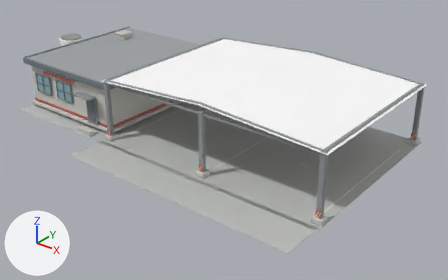
An edit to the OBJ model assets/building/generated/earthworks_facility.obj, drawn before and after from the same camera.
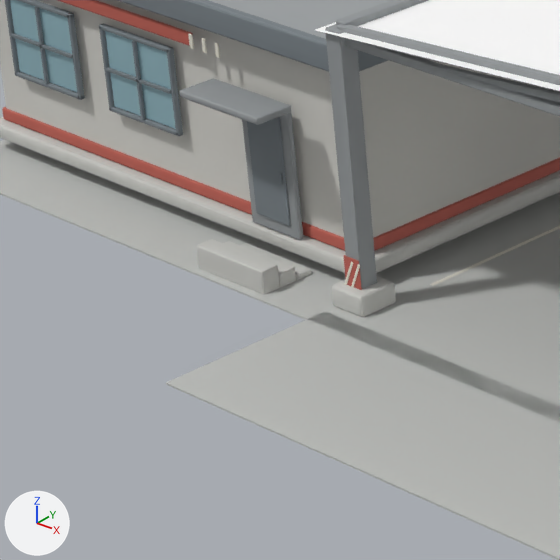
Each version appears first whole from a 50 mm lens placed at (40.48, -47.86, 28.47), pointed at (3.01, -1.01, -0.57), and next in a close-up on the part from 8% to 34% of the width and 27% to 69% of the height. Lighting does not change. The marker at lower left points along +X, +Y and +Z. The first two pictures are the older version. Where no turn or scale is listed for an object, it has been applied to the vertices.

The older version as bpy lines, for what is in view:
```python
me_mesh_canopy_structural_steel = bpy.data.meshes.new('mesh_canopy_structural_steel')
me_mesh_canopy_structural_steel.from_pydata(...)  # 552 vertices, 1012 faces; spans x -22.3..19.8, y -10.1..9.9, z 0.3..7.4
me_mesh_canopy_structural_steel.materials.append(mat_canopy_structural_steel)  # grey #979b9e
me_mesh_foundation_concrete = bpy.data.meshes.new('mesh_foundation_concrete')
me_mesh_foundation_concrete.from_pydata(...)  # 336 vertices, 616 faces; spans x -23.1..20.1, y -10.3..10.2, z 0.0..6.6
me_mesh_foundation_concrete.materials.append(mat_foundation_concrete)  # light grey #cacac5
me_mesh_office_window_glass = bpy.data.meshes.new('mesh_office_window_glass')
me_mesh_office_window_glass.from_pydata(...)  # 48 vertices, 88 faces; spans x -18.17..-12.18, y -8.78..-8.7, z 2.38..4.33
me_mesh_office_window_glass.materials.append(mat_office_window_glass)  # greyish cyan #93b6c0
me_mesh_window_frames = bpy.data.meshes.new('mesh_window_frames')
me_mesh_window_frames.from_pydata(...)  # 336 vertices, 604 faces; spans x -20.0..-5.6, y -9.2..7.4, z 1.1..6.0
me_mesh_window_frames.materials.append(mat_window_frames)  # grey #798186
ob_mesh_canopy_structural_steel = bpy.data.objects.new('mesh_canopy_structural_steel', me_mesh_canopy_structural_steel)
ob_mesh_canopy_structural_steel.location = (0.0, 0.0, 0.0)
ob_mesh_foundation_concrete = bpy.data.objects.new('mesh_foundation_concrete', me_mesh_foundation_concrete)
ob_mesh_foundation_concrete.location = (0.0, 0.0, 0.0)
ob_mesh_office_window_glass = bpy.data.objects.new('mesh_office_window_glass', me_mesh_office_window_glass)
ob_mesh_office_window_glass.location = (0.0, 0.0, 0.0)
ob_mesh_window_frames = bpy.data.objects.new('mesh_window_frames', me_mesh_window_frames)
ob_mesh_window_frames.location = (0.0, 0.0, 0.0)
# also in view: 'mesh_dispatch_concrete' at (-12.8, -0.8, 3.54); 'mesh_office_roof_graphite' at (-12.8, -0.8, 5.72); 'mesh_corrugated_galvanized_roof' at (7.0, 0.25, 6.88); 'mesh_parking_surface_concrete' at (0.2, -1.95, 0.02); 'mesh_safety_red' at (0.25, -0.01, 2.77)
```
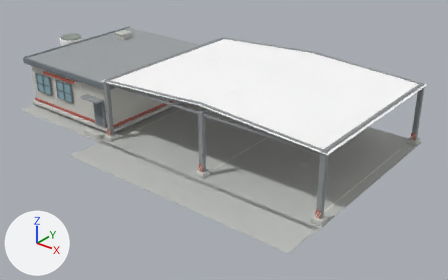
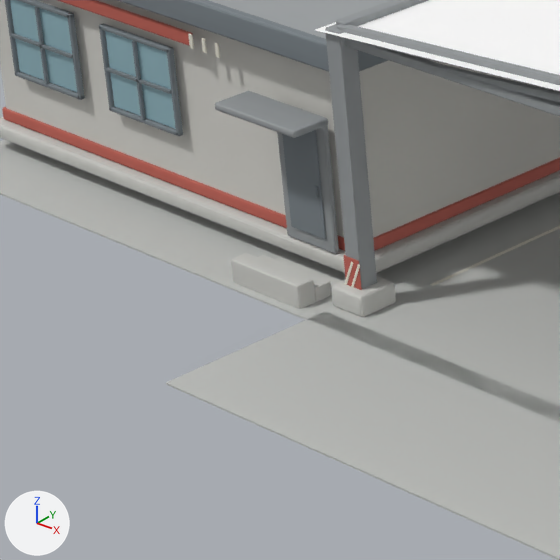
What differs and where, as boxes [x1, y1, x2, y2] in the close-ups (560 x 560 px; the box of a moved part takes in the faces that stretch with it):
```json
{"object": "mesh_canopy_structural_steel", "change": "reshaped", "before": [180, 0, 560, 289], "after": [215, 0, 560, 289]}
{"object": "mesh_window_frames", "change": "reshaped", "before": [5, 0, 388, 226], "after": [5, 0, 388, 239]}
{"part": 1, "of": "me_mesh_canopy_structural_steel", "change": "moved or reshaped", "before": [242, 112, 303, 240], "after": [277, 125, 339, 254]}
{"part": 2, "of": "me_mesh_canopy_structural_steel", "change": "moved or reshaped", "before": [180, 78, 291, 125], "after": [215, 91, 328, 138]}
{"part": 3, "of": "me_mesh_foundation_concrete", "change": "moved or reshaped", "before": [240, 243, 312, 280], "after": [276, 257, 341, 294]}
{"part": 4, "of": "me_mesh_foundation_concrete", "change": "moved or reshaped", "before": [223, 241, 296, 287], "after": [259, 255, 332, 302]}
{"part": 5, "of": "me_mesh_foundation_concrete", "change": "moved or reshaped", "before": [196, 239, 280, 294], "after": [231, 253, 315, 309]}
{"part": 6, "of": "me_mesh_window_frames", "change": "moved or reshaped", "before": [247, 117, 290, 226], "after": [282, 130, 326, 239]}
{"part": 7, "of": "me_mesh_window_frames", "change": "moved or reshaped", "before": [278, 173, 282, 184], "after": [314, 186, 318, 198]}
```

Edits to the scene script, one JSON object a line:
```json
{"block": "me_mesh_canopy_structural_steel", "where": "me_mesh_canopy_structural_steel.from_pydata(...)  # 552 vertices, 1012 faces; spans x -22.3..19.8, y -10.1..9.9, z 0.3..7.4"}
{"block": "me_mesh_canopy_structural_steel", "where": "# used by ob_mesh_canopy_structural_steel; location = (0.0, 0.0, 0.0)"}
{"block": "me_mesh_canopy_structural_steel", "change": "me_mesh_canopy_structural_steel part 1: the loose piece of 24 vertices spanning x -9.7..-8.0, y -8.9..-8.7, z 0.8..4.0 is moved by (1.2, 0.0, 0.0)"}
{"block": "me_mesh_canopy_structural_steel", "change": "me_mesh_canopy_structural_steel part 2: the loose piece of 24 vertices spanning x -10.2..-7.5, y -10.1..-9.1, z 4.1..4.3 is moved by (1.2, 0.0, 0.0)"}
{"block": "me_mesh_foundation_concrete", "where": "me_mesh_foundation_concrete.from_pydata(...)  # 336 vertices, 616 faces; spans x -23.1..20.1, y -10.3..10.2, z 0.0..6.6"}
{"block": "me_mesh_foundation_concrete", "where": "# used by ob_mesh_foundation_concrete; location = (0.0, 0.0, 0.0)"}
{"block": "me_mesh_foundation_concrete", "change": "me_mesh_foundation_concrete part 3: the loose piece of 24 vertices spanning x -10.0..-7.7, y -9.4..-8.9, z 0.0..0.2 is moved by (1.2, 0.0, 0.0)"}
{"block": "me_mesh_foundation_concrete", "change": "me_mesh_foundation_concrete part 4: the loose piece of 24 vertices spanning x -10.0..-7.7, y -9.8..-9.3, z 0.0..0.4 is moved by (1.2, 0.0, 0.0)"}
{"block": "me_mesh_foundation_concrete", "change": "me_mesh_foundation_concrete part 5: the loose piece of 24 vertices spanning x -10.0..-7.7, y -10.3..-9.8, z 0.0..0.6 is moved by (1.2, 0.0, 0.0)"}
{"block": "me_mesh_window_frames", "where": "me_mesh_window_frames.from_pydata(...)  # 336 vertices, 604 faces; spans x -20.0..-5.6, y -9.2..7.4, z 1.1..6.0"}
{"block": "me_mesh_window_frames", "where": "# used by ob_mesh_window_frames; location = (0.0, 0.0, 0.0)"}
{"block": "me_mesh_window_frames", "change": "me_mesh_window_frames part 6: the loose piece of 16 vertices spanning x -9.4..-8.3, y -8.9, z 1.1..3.8 is moved by (1.2, 0.0, 0.0)"}
{"block": "me_mesh_window_frames", "change": "me_mesh_window_frames part 7: the loose piece of 24 vertices spanning x -8.4..-8.3, y -9.0, z 2.1..2.4 is moved by (1.2, 0.0, 0.0)"}
```
